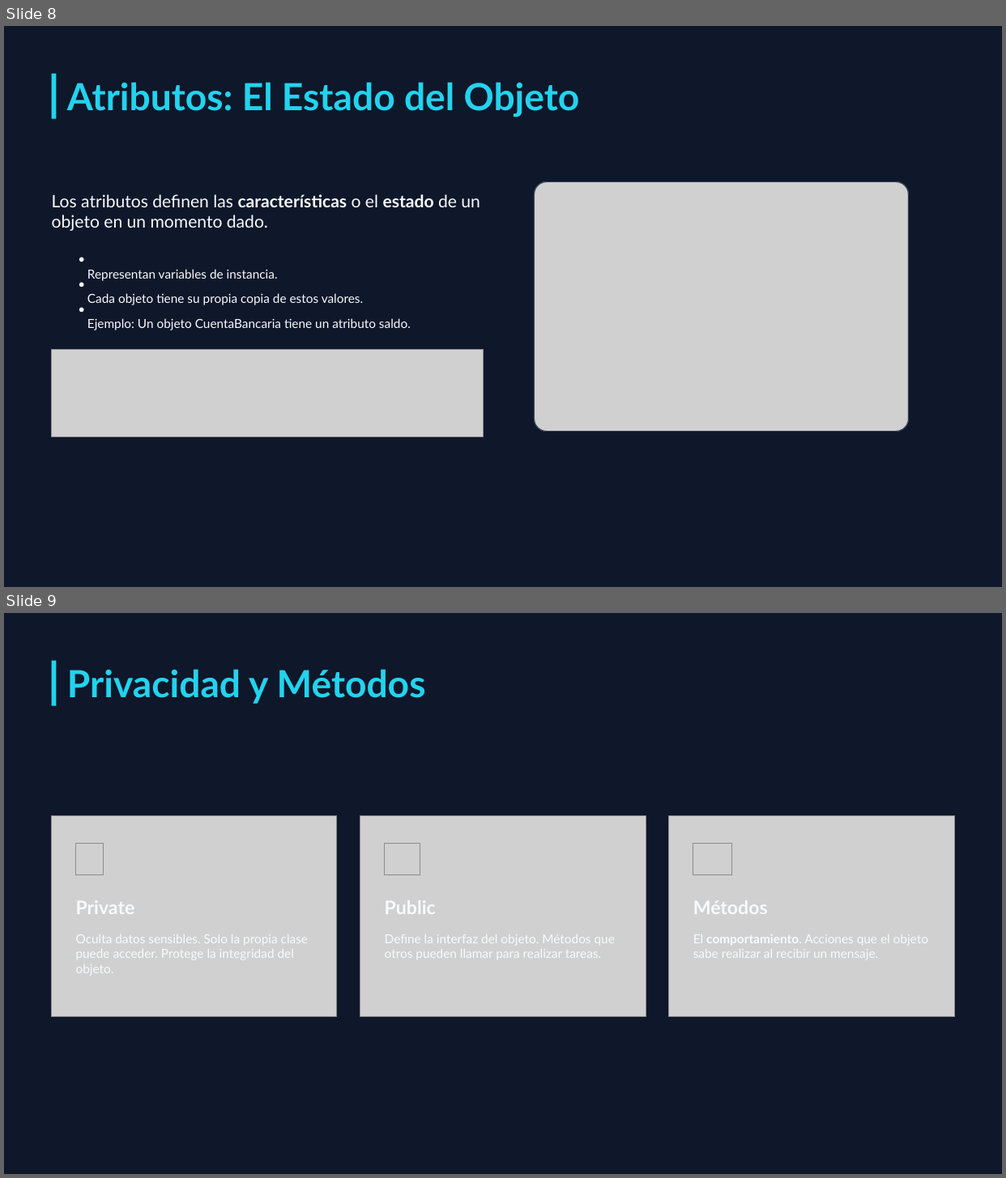
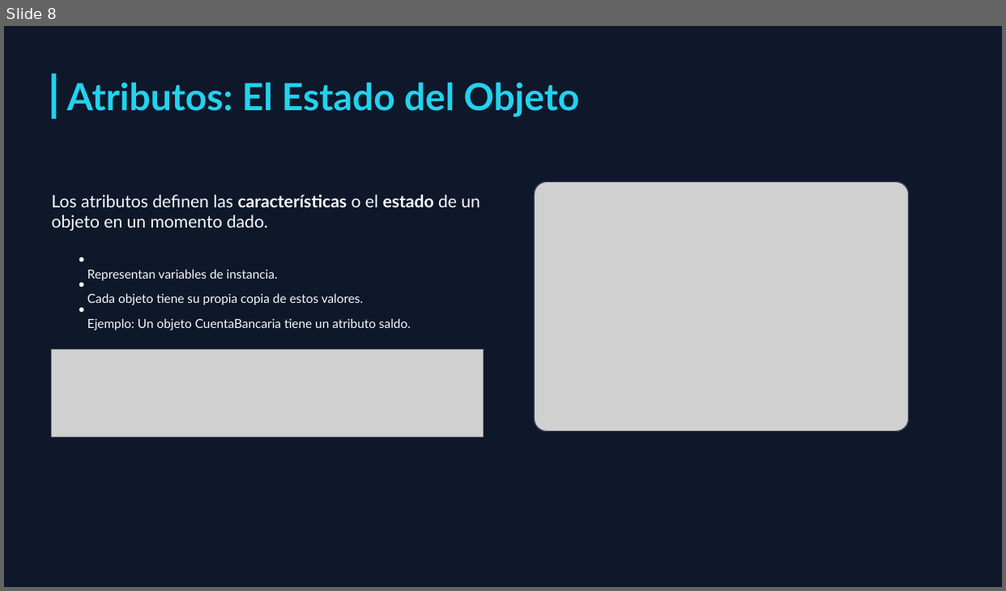
Before and after one commit to MelvinSevilla/programacionBasica, a slide deck: II UNIDAD/Presentaciones/II UNIDAD Programación Orientada a Objetos.pptx. Shown one above the other, each under a label of ours: slides 8 and 9 before the commit, slide 8 after it. The pictures are 1006x1178 and 1006x591 pixels, drawn with LibreOffice and Linux fonts; fonts in the diff are those of the drawing; grey boxes stand for pictures; background and template pictures are left out. Boxes give left, top, right and bottom in pixels: in the first picture for what was removed or moved away, otherwise in the second. Text is boxed around its words. In the diff, an @@ line names an element or a change of style, - is before the commit and + after.

```diff
--- a/II UNIDAD/Presentaciones/II UNIDAD Programación Orientada a Objetos.pptx
+++ b/II UNIDAD/Presentaciones/II UNIDAD Programación Orientada a Objetos.pptx
@@ slide 9 removed at bbox=[4, 613, 1002, 1174], background picture (left out) @@
@@ rectangle removed at bbox=[52, 661, 57, 706] @@
@@ text removed at bbox=[67, 669, 426, 704] @@
-Privacidad y Métodos
@@ picture removed at bbox=[52, 815, 337, 1017] @@
@@ picture removed at bbox=[360, 815, 646, 1017] @@
@@ picture removed at bbox=[670, 815, 955, 1017] @@
@@ picture removed at bbox=[76, 844, 103, 875] @@
@@ picture removed at bbox=[385, 844, 420, 875] @@
@@ picture removed at bbox=[693, 844, 732, 875] @@
@@ text removed at bbox=[76, 901, 135, 914] @@
-Private
@@ text removed at bbox=[385, 901, 436, 914] @@
-Public
@@ text removed at bbox=[693, 901, 768, 914] @@
-Métodos
@@ text removed at bbox=[76, 935, 308, 975] @@
-Oculta datos sensibles. Solo la propia clase puede acceder. Protege la integridad del objeto.
@@ text removed at bbox=[385, 935, 615, 958] @@
-Define la interfaz del objeto. Métodos que otros pueden llamar para realizar tareas.
@@ text removed at bbox=[693, 935, 928, 960] @@
-El comportamiento. Acciones que el objeto sabe realizar al recibir un mensaje.
```
Also in this commit, not shown: 8 slides added, 2 other files.
